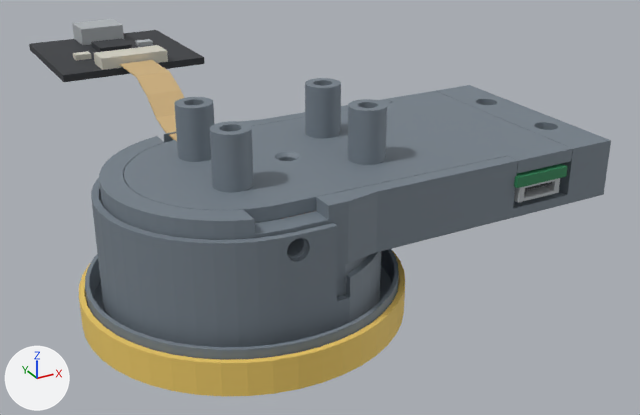
Renders of the glTF model gelslim-mini/assets/hardware/gelslim-mini.glb from each side of a commit.
One viewpoint serves both versions: a camera (50 mm lens) standing at (-65.4, -108.6, 47.3) and looking at (2.1, 14.1, -14.0). The axes (+X, +Y, +Z) are drawn at lower left. The lights are the same throughout. The picture after the commit comes second. Where no turn or scale is listed for an object, it has been applied to the vertices.

The first picture shows 'Electronics Carrier', 'Gel Retainer Ring', 'GelSlim Mini LED Driver PCB', 'OV5647 FPC Exit Reference', 'OV5647 USB Adapter PCB Fit Reference', 'Optical Shroud', 'Tactile Back OV5647 Through Slot' and 1 more.
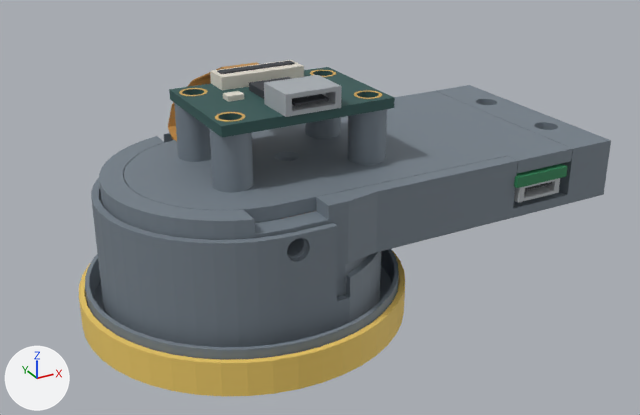
Where the change shows, as pixel boxes [x1, y1, x2, y2] in the pictures (640 x 415 px):
'OV5647 USB Adapter PCB', added: after [169, 60, 395, 137]
    faces in mat_material_71 (dark cyan #335957): [169, 67, 395, 137]
    faces in mat_material_74 (grey #adb3b8): [264, 75, 341, 117]
    faces in mat_material_72 (white #e5dfd3): [210, 60, 304, 90]
    faces in mat_material_73 (dark grey #393c42): [217, 61, 295, 74]
    faces in mat_material_75 (dark grey #393c42): [292, 94, 329, 106]
'OV5647 USB Adapter PCB Fit Reference', deleted: before [29, 19, 205, 82]
    faces in mat_material_71 (dark grey #36393e): [29, 30, 205, 82]
    faces in mat_material_72 (light grey #d7d4c7): [94, 45, 168, 70]
    faces in mat_material_73 (grey #b5babd): [72, 19, 124, 45]
    faces in mat_material_74 (dark grey #36393e): [91, 38, 132, 52]
    faces in mat_material_76 (light grey #d7d4c7): [73, 51, 92, 61]
'OV5647 FPC Exit Reference', deleted (beige): before [120, 60, 184, 141]
'OV5647 Camera FPC', added: after [168, 62, 259, 141]

The edits, one by one:
Material 'Material_70' (mat_material_70) changes colour from beige #d3b581 to orange #c79048; in linear values from (0.65, 0.46, 0.22) to (0.57, 0.28, 0.065).
Material 'Material_71' (mat_material_71) changes colour from dark grey #36393e to dark cyan #335957; in linear values from (0.037, 0.041, 0.048) to (0.033, 0.1, 0.095).
Material 'Material_73' (mat_material_73) changes colour from grey #b5babd to dark grey #393c42; in linear values from (0.46, 0.49, 0.51) to (0.041, 0.045, 0.055).
Material 'Material_74' (mat_material_74) changes colour from dark grey #36393e to grey #adb3b8; in linear values from (0.037, 0.041, 0.048) to (0.42, 0.45, 0.48).
Material 'Material_75' (mat_material_75) changes colour from grey #b5babd to dark grey #393c42; in linear values from (0.46, 0.49, 0.51) to (0.041, 0.045, 0.055).
Material 'Material_76' (mat_material_76) changes colour from light grey #d7d4c7 to dark grey #393c42; in linear values from (0.68, 0.66, 0.57) to (0.041, 0.045, 0.055).
Material 'Material_79' (mat_material_79) is new.
Its base color is (0.64, 0.4, 0.105) (orange #d1aa5b).
Its metallic is 0.1.
Its roughness is 0.64.
Material 'Material_80' (mat_material_80) is new.
Its base color is (0.64, 0.4, 0.105) (orange #d1aa5b).
Its metallic is 0.1.
Its roughness is 0.64.
Material 'Material_81' (mat_material_81) is new.
Its base color is (0.64, 0.4, 0.105) (orange #d1aa5b).
Its metallic is 0.1.
Its roughness is 0.64.
Material 'Material_82' (mat_material_82) is new.
Its base color is (0.64, 0.4, 0.105) (orange #d1aa5b).
Its metallic is 0.1.
Its roughness is 0.64.
Mesh me_ov5647_usb_adapter_pcb is new.
It has 980 vertices, 2304 faces and spans x -13.0..13.0, y -10.0..9.5, z 0.0..4.5.
It uses material mat_material_71 (dark cyan #335957).
It uses material mat_material_72 (white #e5dfd3).
It uses material mat_material_73 (dark grey #393c42).
It uses material mat_material_74 (grey #adb3b8).
It uses material mat_material_75 (dark grey #393c42).
It uses material mat_material_76 (dark grey #393c42).
It uses material mat_material_77 (grey #adb3b8).
It uses material mat_material_78 (white #e5dfd3).
It uses material mat_material_79 (orange #d1aa5b).
It uses material mat_material_80 (orange #d1aa5b).
It uses material mat_material_81 (orange #d1aa5b).
It uses material mat_material_82 (orange #d1aa5b).
Mesh me_ov5647_camera_fpc is new.
It has 32 vertices, 60 faces and spans x -2.95..10.68, y 9.0..19.1, z 0.08..10.96.
It uses material mat_material_70 (orange #c79048).
Object 'OV5647 FPC Exit Reference' (ob_ov5647_fpc_exit_reference) is deleted.
Object 'OV5647 USB Adapter PCB Fit Reference' (ob_ov5647_usb_adapter_pcb_fit_reference) is deleted.
Object 'OV5647 USB Adapter PCB' (ob_ov5647_usb_adapter_pcb) is new; it shows me_ov5647_usb_adapter_pcb.
Its location is (-11.8, 0.3, 10.3).
Object 'OV5647 Camera FPC' (ob_ov5647_camera_fpc) is new; it shows me_ov5647_camera_fpc.
Its location is (-19.6, 0.0, 1.8).
